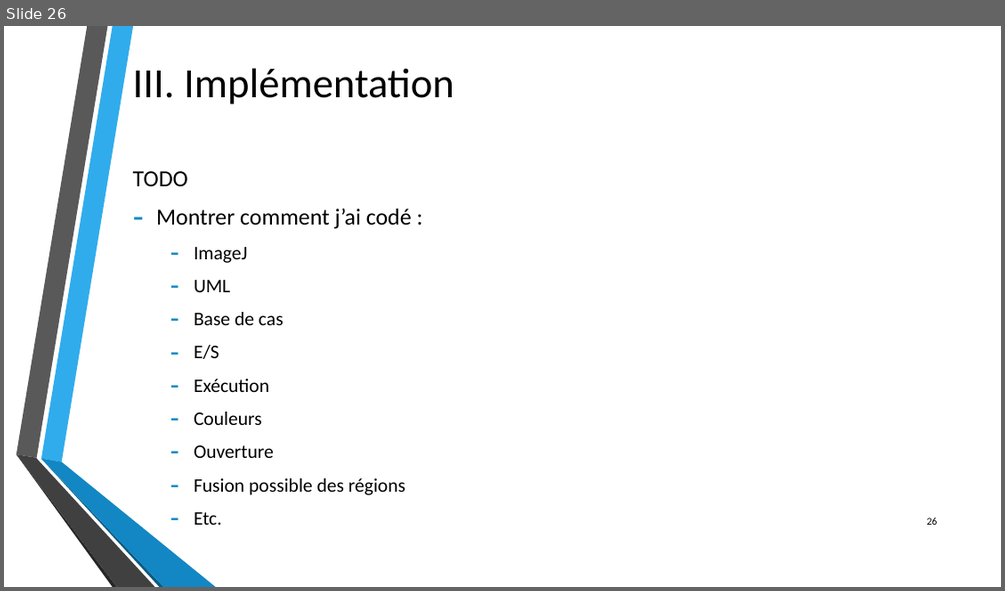
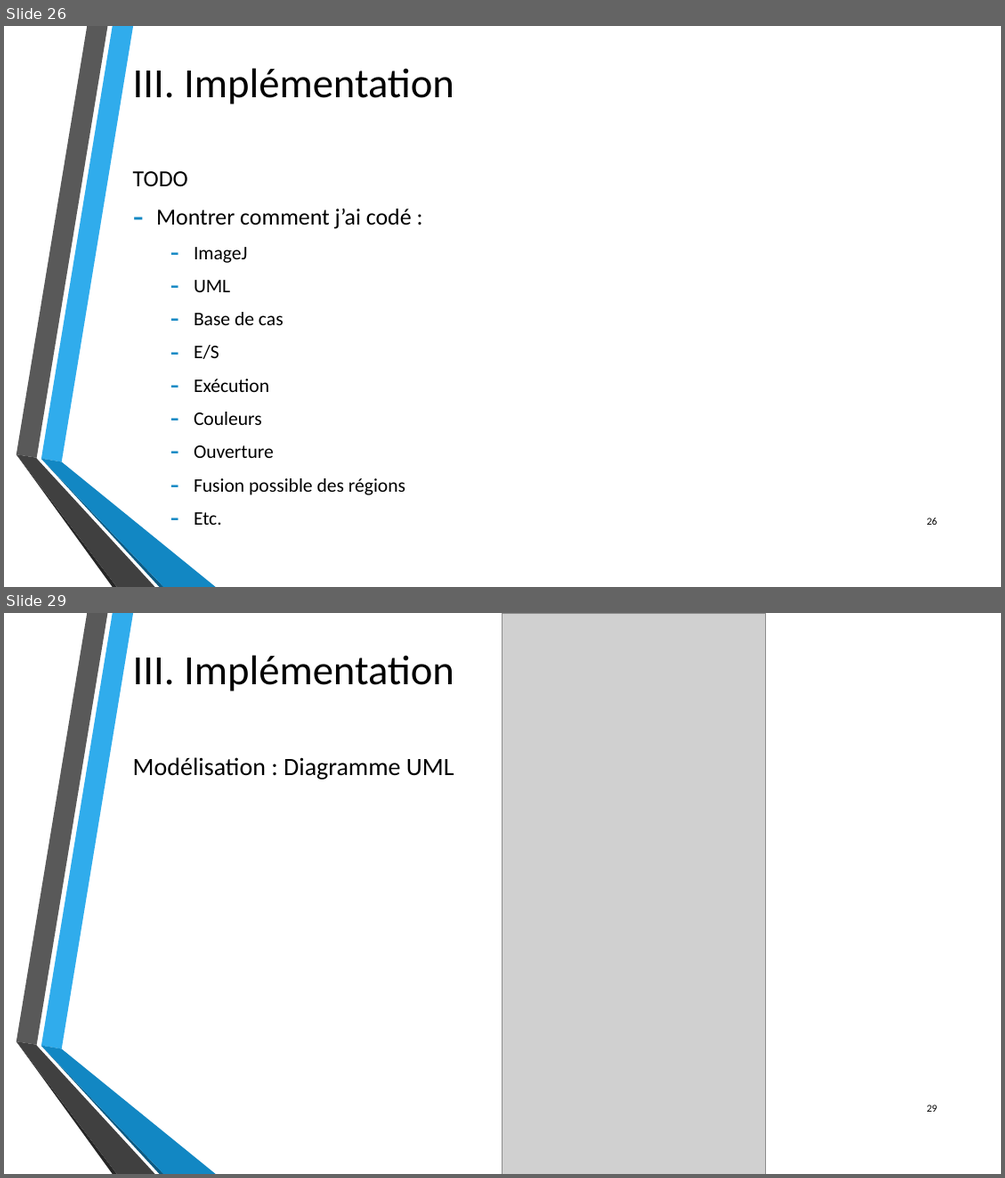
Before and after one commit to byZipo/Dossiers-Stage, a slide deck: Travail_realise/Presentations/Utilisation_du_RaPC_pour_la_segmentation_d_images.pptx. Shown one above the other, each under a label of ours: slide 26 before the commit, slides 26 and 29 after it; the slides between them are not shown. The pictures are 1005x591 and 1005x1178 pixels, drawn with LibreOffice and Linux fonts; fonts in the diff are those of the drawing; grey boxes stand for pictures; background and template pictures are left out. Boxes give left, top, right and bottom in pixels: in the first picture for what was removed or moved away, otherwise in the second. Text is boxed around its words. In the diff, an @@ line names an element or a change of style, - is before the commit and + after.

```diff
--- a/Travail_realise/Presentations/Utilisation_du_RaPC_pour_la_segmentation_d_images.pptx
+++ b/Travail_realise/Presentations/Utilisation_du_RaPC_pour_la_segmentation_d_images.pptx
@@ slide 29 added at <box>4,613,1001,1174</box>, background picture (left out); not listed: 6 template elements that a slide beside it also shows @@
@@ picture added at <box>502,613,766,1174</box> @@
@@ title added at <box>133,655,454,691</box>, 40 pt, text #000000 @@
+III. Implémentation
@@ text added at <box>133,757,454,779</box>, 24 pt, text #000000 @@
+Modélisation : Diagramme UML
@@ page number added at <box>927,1104,938,1111</box>, 10 pt, text #000000 @@
+29
```
Also in this commit, not shown: 1 slide changed, 11 other slides added, 4 other files.
